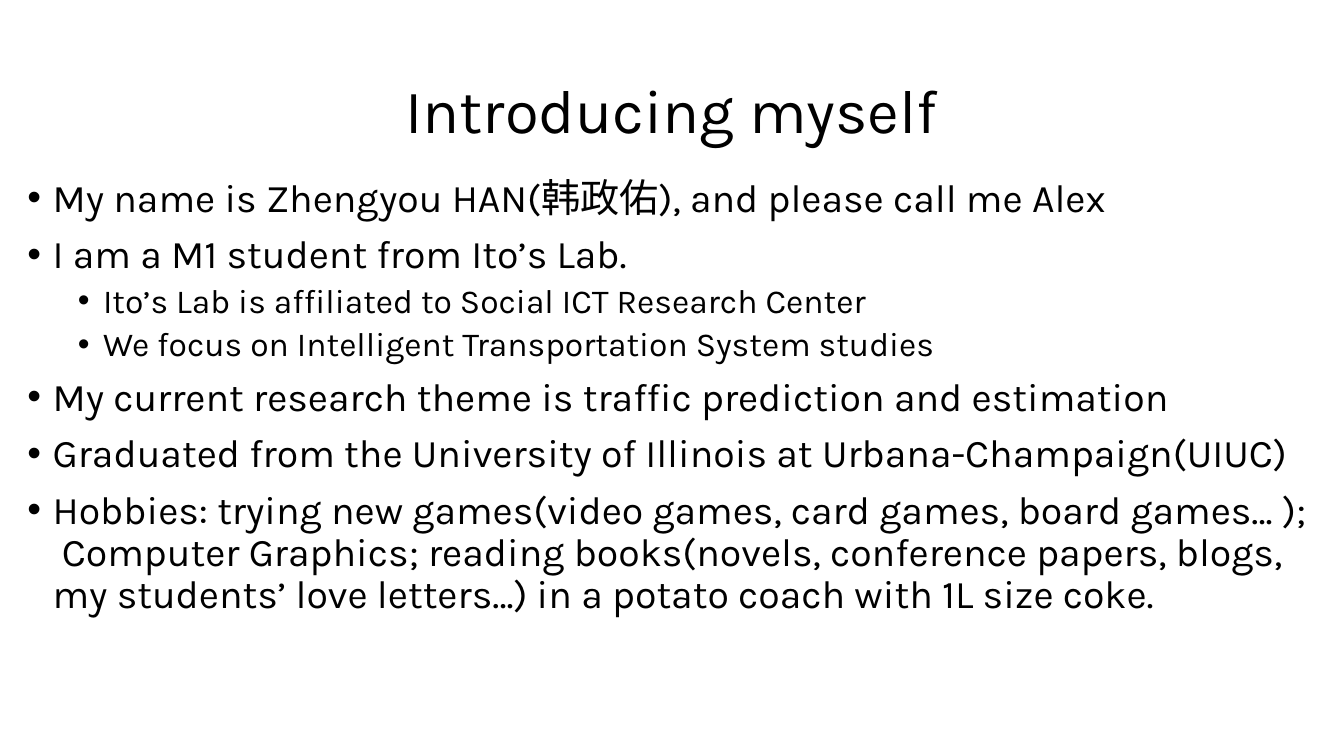
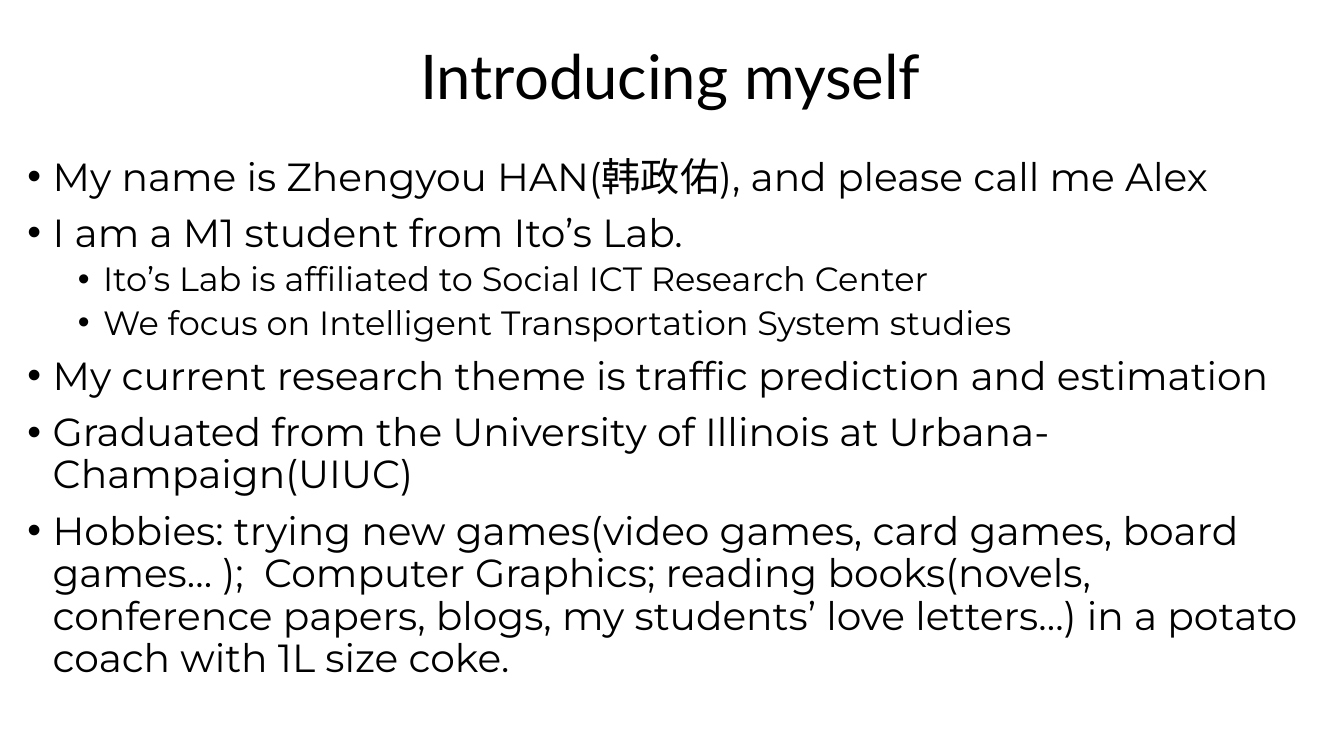
Before and after one commit to zhengyouhan/TransInfos24, a slide deck: slide 2 of Rinko_Drafts/A Brief Survey on Deep Learning in.pptx. Drawn at 1344x756 pixels with LibreOffice and Linux fonts; fonts in the diff are those of the drawing. Boxes give left, top, right and bottom in pixels: in the first picture for what was removed or moved away, otherwise in the second. Text is boxed around its words. In the diff, an @@ line names an element or a change of style, - is before the commit and + after.

```diff
--- a/Rinko_Drafts/A Brief Survey on Deep Learning in.pptx
+++ b/Rinko_Drafts/A Brief Survey on Deep Learning in.pptx
@@ title "Introducing myself": place and size @@
-title "Introducing myself" at bbox=[405, 90, 937, 148]
+title "Introducing myself" at bbox=[420, 53, 920, 110]
@@ title "Introducing myself" at bbox=[420, 53, 920, 110]: font Karla to Lato @@
@@ text "My name is Zhengyou HAN(韩政佑), ...": place and size @@
-text "My name is Zhengyou HAN(韩政佑), ..." at bbox=[53, 179, 1287, 618]
+text "My name is Zhengyou HAN(韩政佑), ..." at bbox=[53, 158, 1297, 673]
@@ text "My name is Zhengyou HAN(韩政佑), ..." at bbox=[53, 158, 1297, 673]: font Karla to Montserrat @@
```
Also in this commit, not shown: 2 other slides changed, 3 slides added, 1 slide removed.
